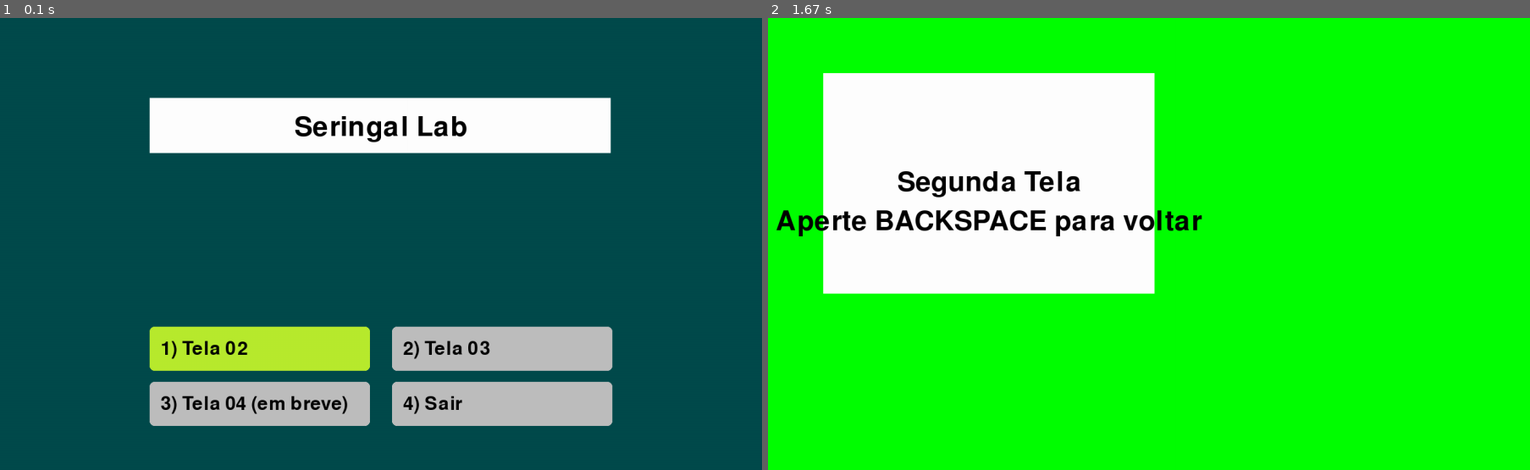
Above: before the commit, frames 1-2 (left to right).
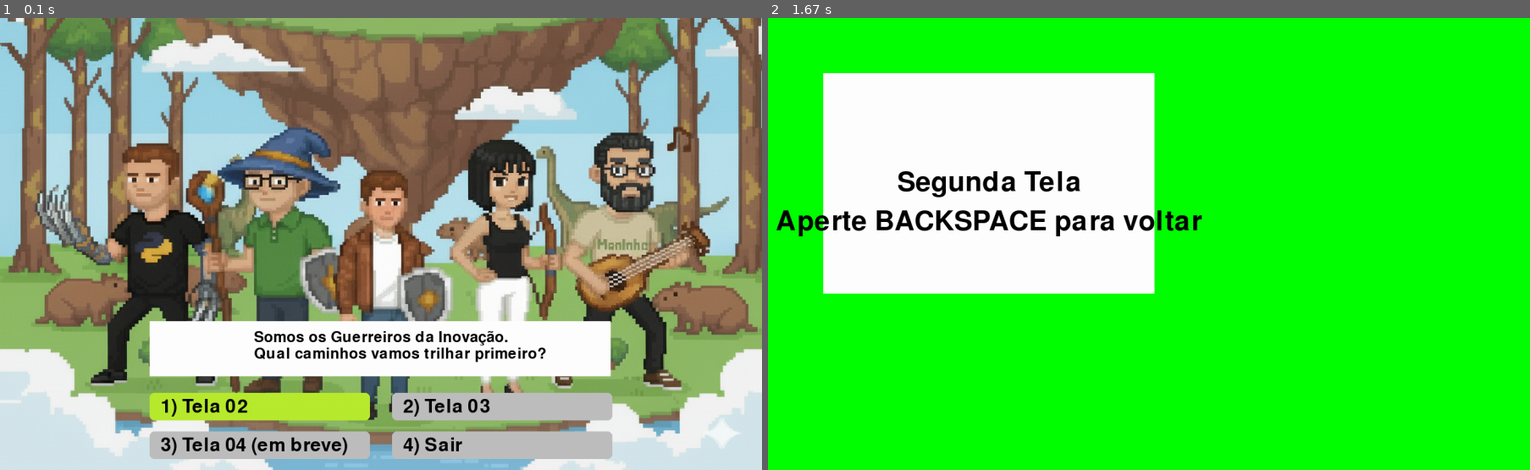
Above: after the commit, the same moments.

Repository: antonioanerao/pygames_motor_vn
Game: pygame game, started from main.py
The game is run twice, just before and just after one commit, with the same random seed, the same clock (stepped at 60 frames per second) and the same inputs.
Inputs:
- Up to frame 1 (0.1 s): no input
- Up to frame 2 (1.67 s): tap Enter at 0.33 s

The runs differ from the first frame. In frame 1, 98% of the frame differs, in the area x 0-100%, y 0-100%; in frame 2, nothing differs.

Commit message:
update: first screen

Diff:
--- a/first_screen.py
+++ b/first_screen.py
@@ -33,11 +33,11 @@
 
         # Dimensões dos retângulos
         self.rect_width = max_width + 60
-        self.rect_height = 80
+        self.rect_height = 50
         self.spacing_x = self.rect_width + 40  # espaço horizontal entre colunas
-        self.spacing_y = 100  # espaço vertical entre linhas
+        self.spacing_y = 70  # espaço vertical entre linhas
         self.start_x = settings.WIDTH // 2 - (self.rect_width + 20)
-        self.start_y = settings.HEIGHT - self.rect_height * self.rows - 100
+        self.start_y = settings.HEIGHT - self.rect_height * self.rows - 40
 
     def handle_event(self, event, game_screen):
         if event.type == pygame.KEYDOWN:
@@ -77,11 +77,18 @@
 
     def run(self, game_screen):
         self.display_surface.fill(colors.SERINGALLAB_DARK)
-        self.display_surface.fill('white', rect=pygame.Rect(settings.WIDTH // 2 - (self.rect_width + 20), 145, 835, 100))
-        font = pygame.font.Font(None, 74)
-        text = font.render('Seringal Lab', True, 'black')
-        text_rect = text.get_rect(center=(settings.WIDTH / 2, 200))
+        background_image = pygame.image.load('assets/graphics/personagens_seringal.png').convert()
+        background_image = pygame.transform.scale(background_image, (settings.WIDTH, settings.HEIGHT + 400))
+        self.display_surface.blit(background_image, (0, -400))
+
+        self.display_surface.fill('white', rect=pygame.Rect(settings.WIDTH // 2 - (self.rect_width + 20), 550, 835, 100))
+        font = pygame.font.Font(None, 40)
+        text = font.render('Somos os Guerreiros da Inovação.', True, 'black')
+        text_2 = font.render('Qual caminhos vamos trilhar primeiro?', True, 'black')
+        text_rect = text.get_rect(center=(settings.WIDTH / 2, 580))
+        text_2_rect = text.get_rect(center=(settings.WIDTH / 2, 610))
         self.display_surface.blit(text, text_rect)
+        self.display_surface.blit(text_2, text_2_rect)
 
         for i, text in enumerate(self.options):
             # Calcula a linha e coluna do item (0 a 1)
Binary file added: assets/graphics/personagens_seringal.png
